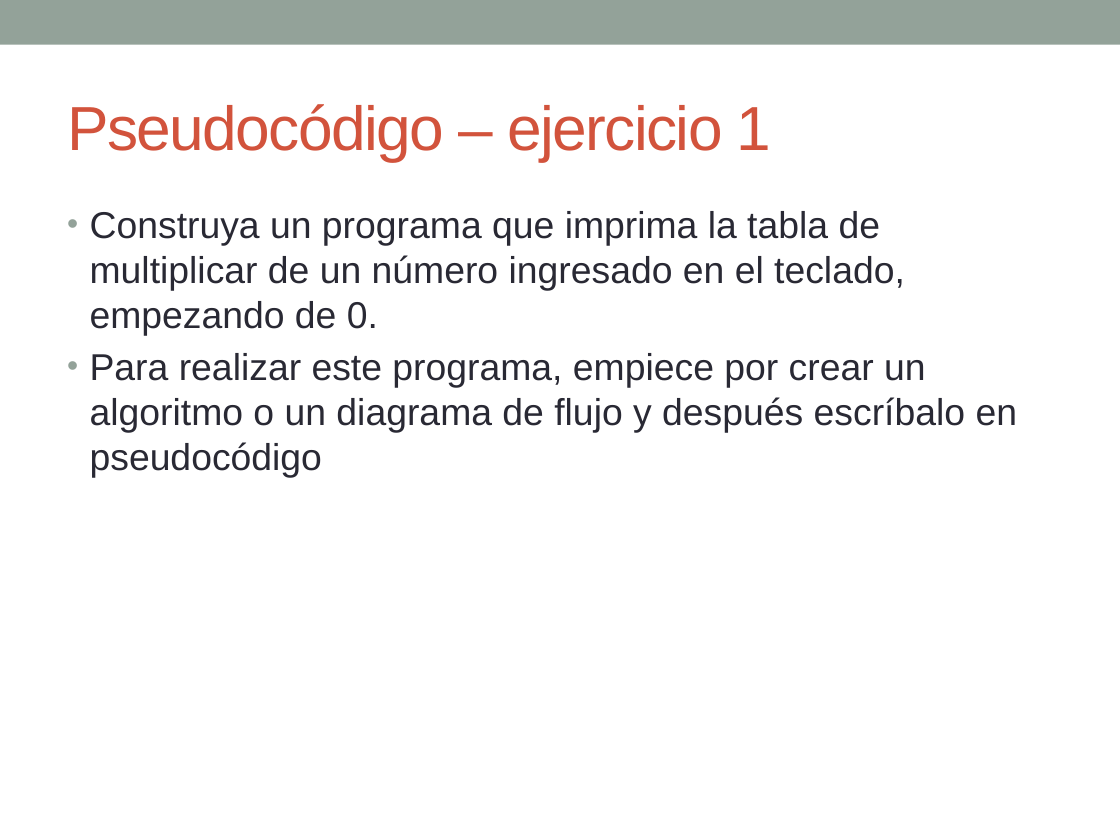
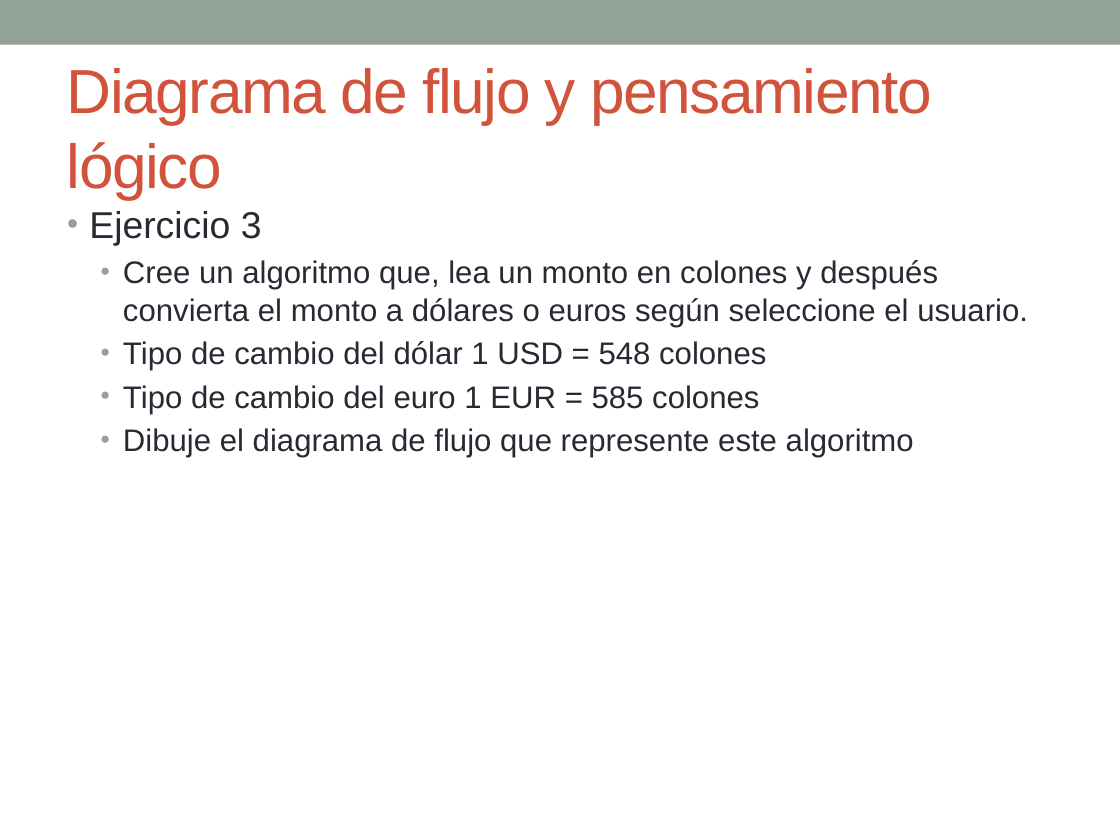
Before and after one commit to esolorzanob/UPI_Introduccion, a slide deck: slide 13 of Semana 3.pptx. Drawn at 1120x840 pixels with LibreOffice and Linux fonts; fonts in the diff are those of the drawing. Boxes give left, top, right and bottom in pixels: in the first picture for what was removed or moved away, otherwise in the second. Text is boxed around its words. In the diff, an @@ line names an element or a change of style, - is before the commit and + after.

```diff
--- a/Semana 3.pptx
+++ b/Semana 3.pptx
@@ text at <box>67,68,931,199</box>: text changed @@
-Pseudocódigo – ejercicio 1
+Diagrama de flujo y pensamiento lógico
@@ text at <box>89,211,1028,458</box>: text changed; size 24 to 20 pt @@
-• Construya un programa que imprima la tabla de multiplicar de un número ingresado en el teclado, empezando de 0.
-• Para realizar este programa, empiece por crear un algoritmo o un diagrama de flujo y después escríbalo en pseudocódigo
+• Ejercicio 3
+  • Cree un algoritmo que, lea un monto en colones y después convierta el monto a dólares o euros según seleccione el usuario.
+  • Tipo de cambio del dólar 1 USD = 548 colones
+  • Tipo de cambio del euro 1 EUR = 585 colones
+  • Dibuje el diagrama de flujo que represente este algoritmo
```
Also in this commit, not shown: 6 other slides changed, 7 slides added, 7 slides removed, 25 other files.
